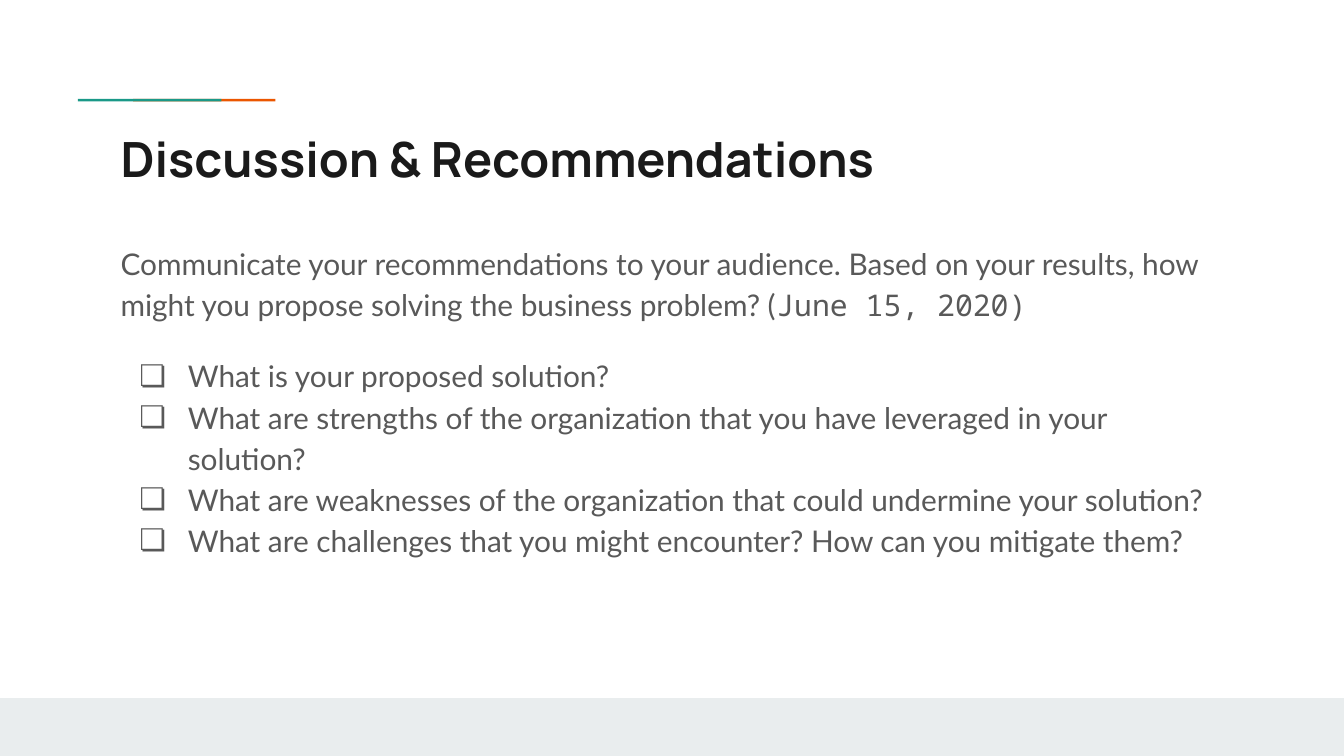
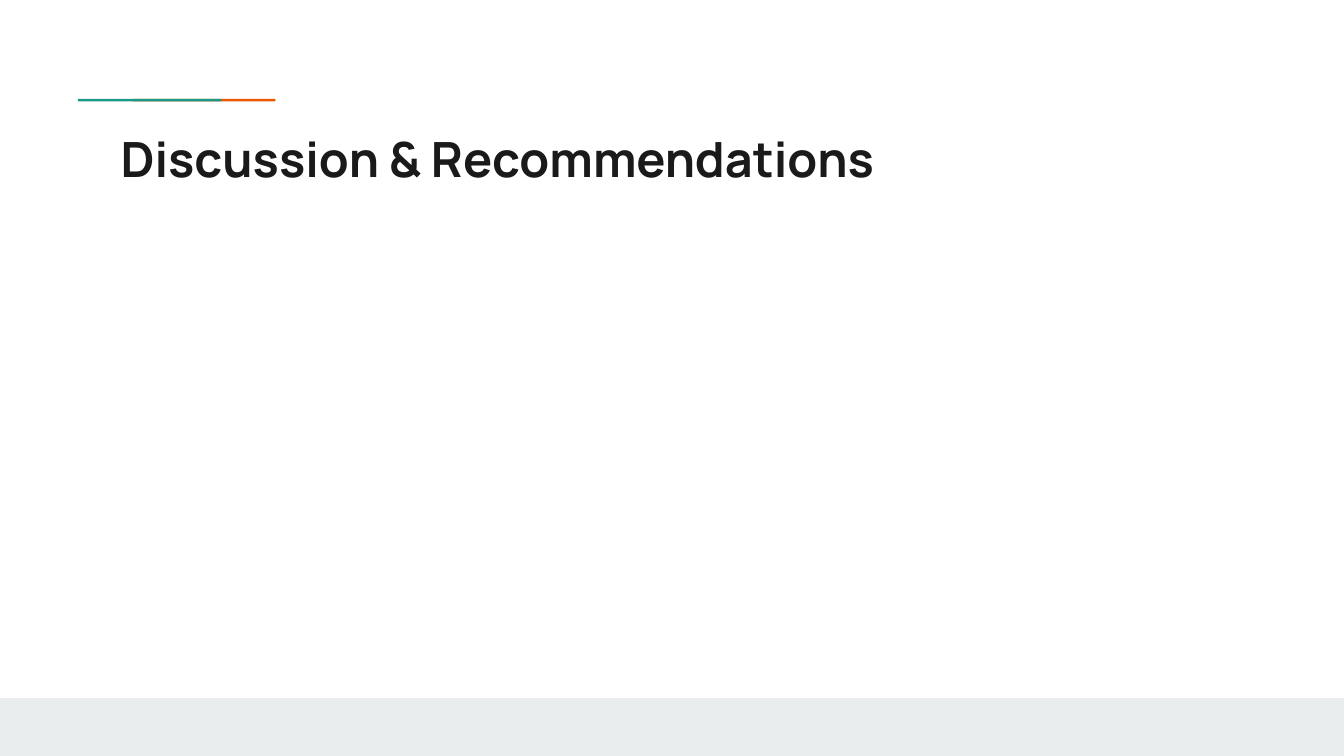
Before and after one commit to B1o0b1/Customer-Churn-Analysis, a slide deck: slide 16 of BI project Jean Franco Chosson .pptx (slide 6 before the commit). Drawn at 1344x756 pixels with LibreOffice and Linux fonts; fonts in the diff are those of the drawing; background and template pictures are left out. Boxes give left, top, right and bottom in pixels: in the first picture for what was removed or moved away, otherwise in the second. Text is boxed around its words. In the diff, an @@ line names an element or a change of style, - is before the commit and + after.

```diff
--- a/BI project Jean Franco Chosson .pptx
+++ b/BI project Jean Franco Chosson .pptx
@@ text removed at (x1=121, y1=253, x2=1203, y2=558) @@
-Communicate your recommendations to your audience. Based on your results, how might you propose solving the business problem? (June 15, 2020)
-❏ What is your proposed solution?
-❏ What are strengths of the organization that you have leveraged in your solution?
-❏ What are weaknesses of the organization that could undermine your solution?
-❏ What are challenges that you might encounter? How can you mitigate them?
```
Also in this commit, not shown: 1 other slide changed, 10 slides added, 3 other files.
